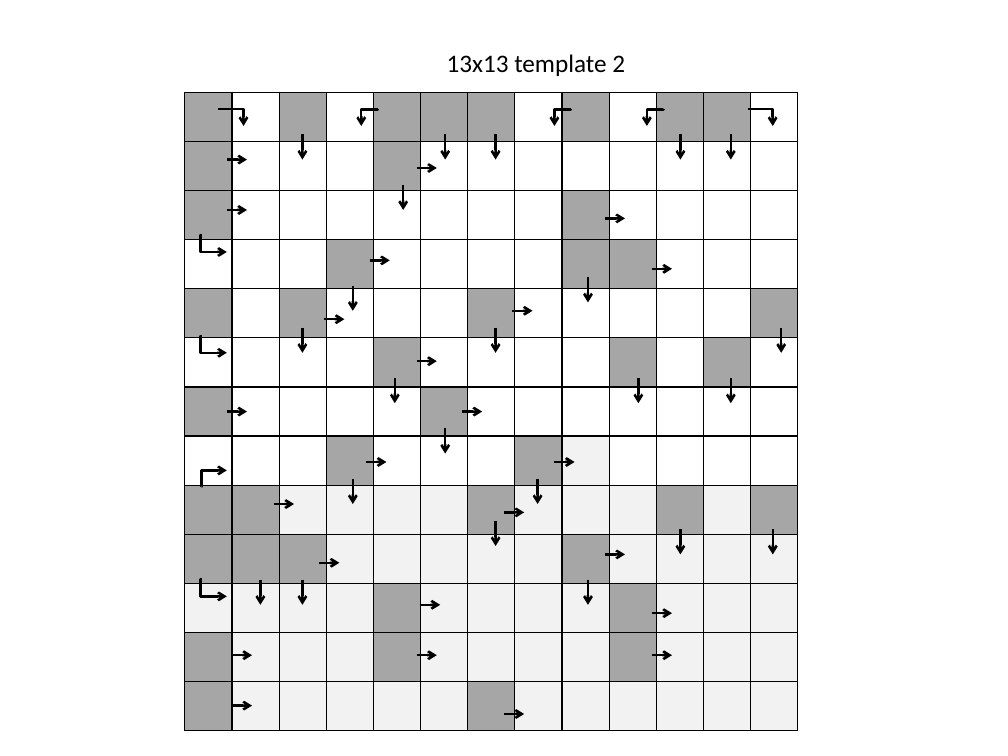
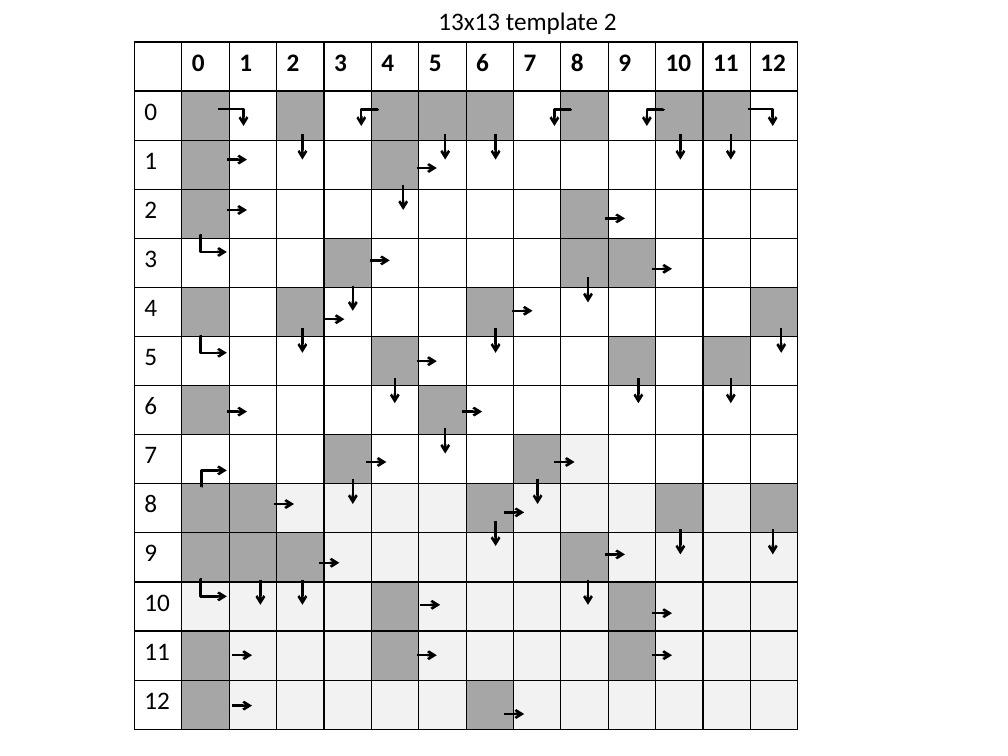
Before and after one commit to rommg/PuzzleCreator, a slide deck: slide 8 of templates/templates.pptx. Drawn at 1008x756 pixels with LibreOffice and Linux fonts; fonts in the diff are those of the drawing. Boxes give left, top, right and bottom in pixels: in the first picture for what was removed or moved away, otherwise in the second. Text is boxed around its words. In the diff, an @@ line names an element or a change of style, - is before the commit and + after.

Commit message:
template files for 13x13

```diff
--- a/templates/templates.pptx
+++ b/templates/templates.pptx
@@ text "13x13 template 2": place and size @@
-text "13x13 template 2" at [447,54,625,76]
+text "13x13 template 2" at [438,12,617,34]
@@ table at [134,42,797,730] @@
- |  |  |  |  |  |  |  |  |  |  |  | 
- |  |  |  |  |  |  |  |  |  |  |  | 
- |  |  |  |  |  |  |  |  |  |  |  | 
- |  |  |  |  |  |  |  |  |  |  |  | 
- |  |  |  |  |  |  |  |  |  |  |  | 
- |  |  |  |  |  |  |  |  |  |  |  | 
- |  |  |  |  |  |  |  |  |  |  |  | 
- |  |  |  |  |  |  |  |  |  |  |  | 
- |  |  |  |  |  |  |  |  |  |  |  | 
- |  |  |  |  |  |  |  |  |  |  |  | 
- |  |  |  |  |  |  |  |  |  |  |  | 
- |  |  |  |  |  |  |  |  |  |  |  | 
- |  |  |  |  |  |  |  |  |  |  |  | 
+ | 0 | 1 | 2 | 3 | 4 | 5 | 6 | 7 | 8 | 9 | 10 | 11 | 12
+0 |  |  |  |  |  |  |  |  |  |  |  |  | 
+1 |  |  |  |  |  |  |  |  |  |  |  |  | 
+2 |  |  |  |  |  |  |  |  |  |  |  |  | 
+3 |  |  |  |  |  |  |  |  |  |  |  |  | 
+4 |  |  |  |  |  |  |  |  |  |  |  |  | 
+5 |  |  |  |  |  |  |  |  |  |  |  |  | 
+6 |  |  |  |  |  |  |  |  |  |  |  |  | 
+7 |  |  |  |  |  |  |  |  |  |  |  |  | 
+8 |  |  |  |  |  |  |  |  |  |  |  |  | 
+9 |  |  |  |  |  |  |  |  |  |  |  |  | 
+10 |  |  |  |  |  |  |  |  |  |  |  |  | 
+11 |  |  |  |  |  |  |  |  |  |  |  |  | 
+12 |  |  |  |  |  |  |  |  |  |  |  |  | 
@@ table: place and size @@
-table at [184,93,800,731]
+table at [134,42,797,730]
```
Also in this commit, not shown: 2 other files.
